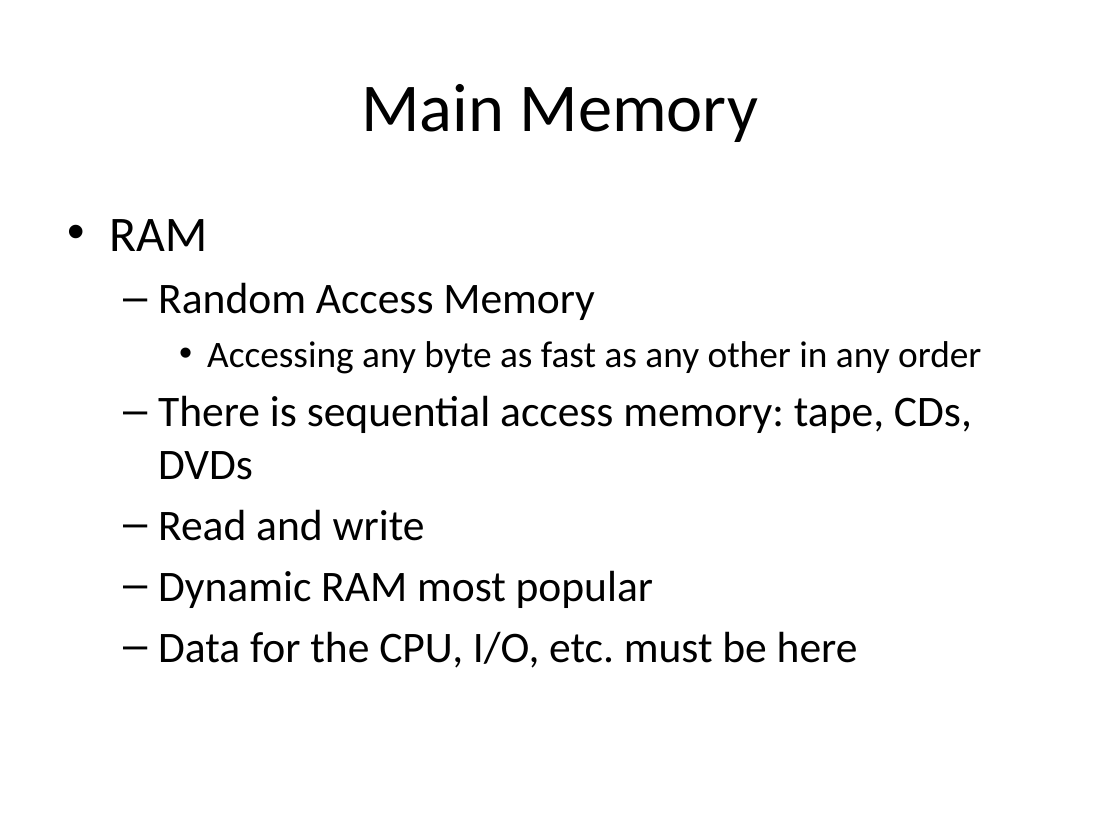
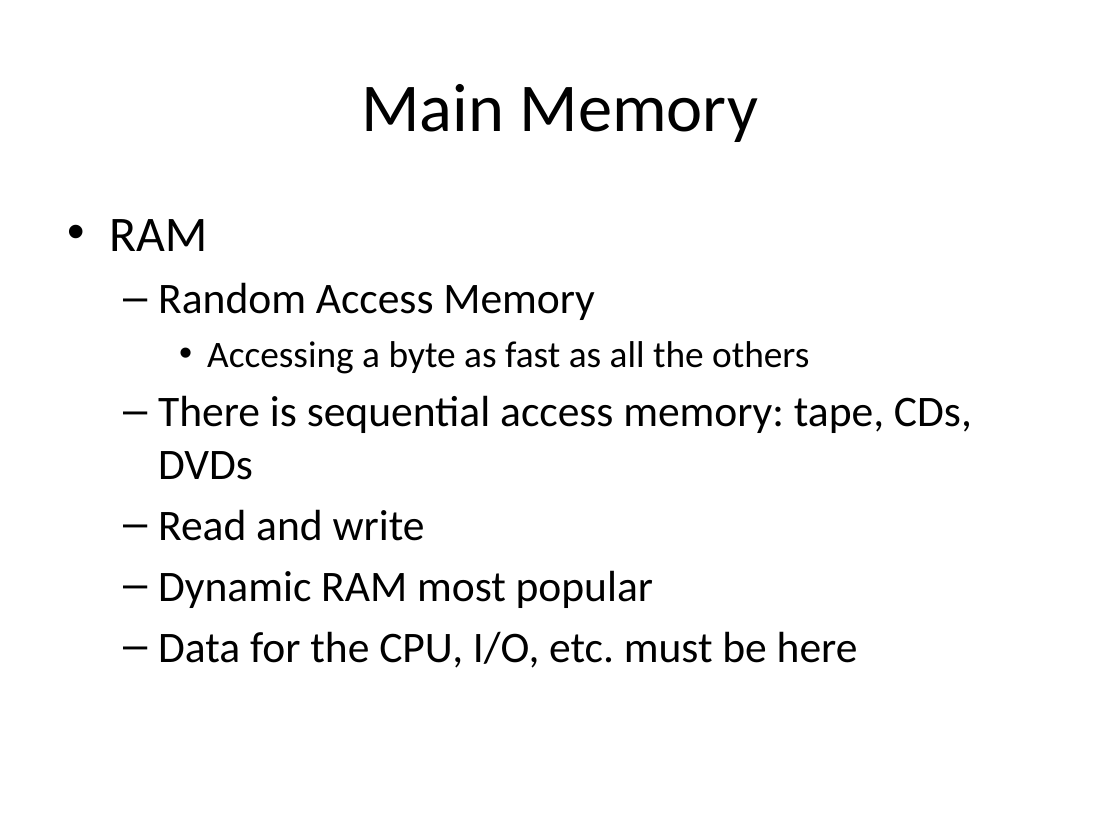
Before and after one commit to ivogeorg/cs1030, a slide deck: slide 3 of slides-steve/Chapter 04.pptx. Drawn at 1120x840 pixels with LibreOffice and Linux fonts; fonts in the diff are those of the drawing; background and template pictures are left out. Boxes give left, top, right and bottom in pixels: in the first picture for what was removed or moved away, otherwise in the second. Text is boxed around its words. In the diff, an @@ line names an element or a change of style, - is before the commit and + after.

```diff
--- a/slides-steve/Chapter 04.pptx
+++ b/slides-steve/Chapter 04.pptx
@@ text at bbox=[207, 341, 809, 374]: text changed @@
-    • Accessing any byte as fast as any other in any order
+    • Accessing a byte as fast as all the others
```
Also in this commit, not shown: 14 other slides changed, 1 other file.
